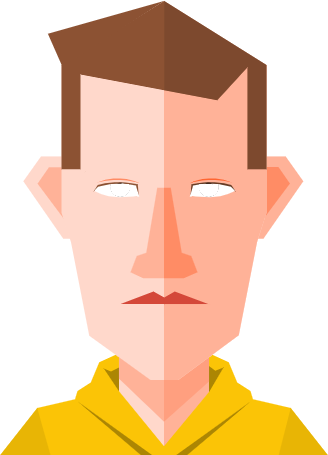
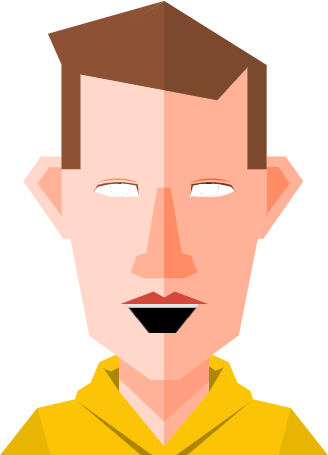
Revision of a layered 328 × 455 image; what changed, layer by layer:
added layer "Pasted Layer" above "avatar_no_eyes.png" over [125,304,200,333]
